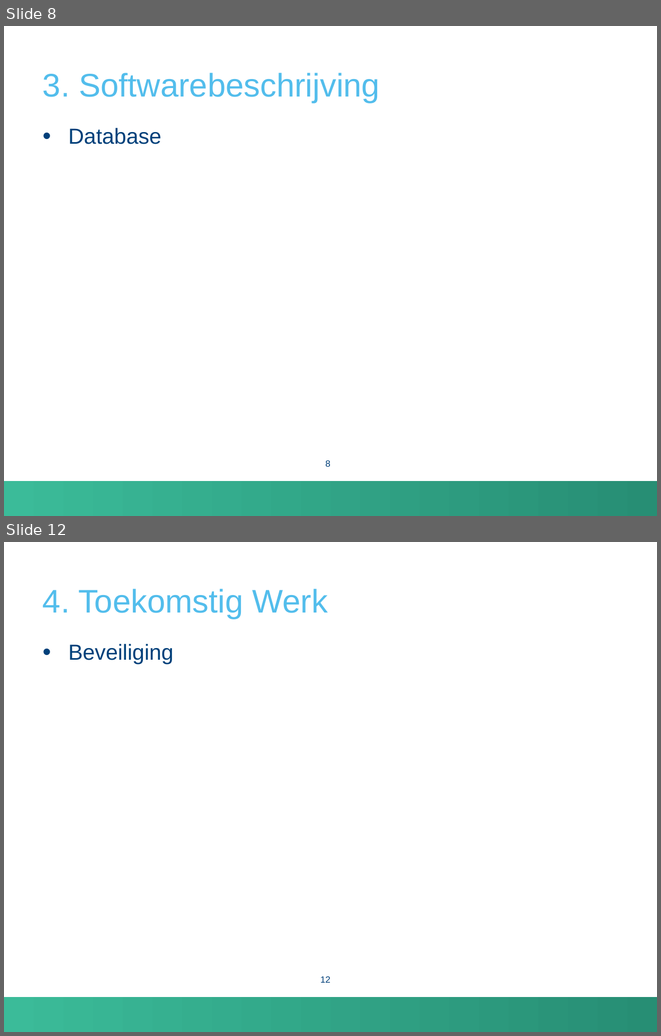
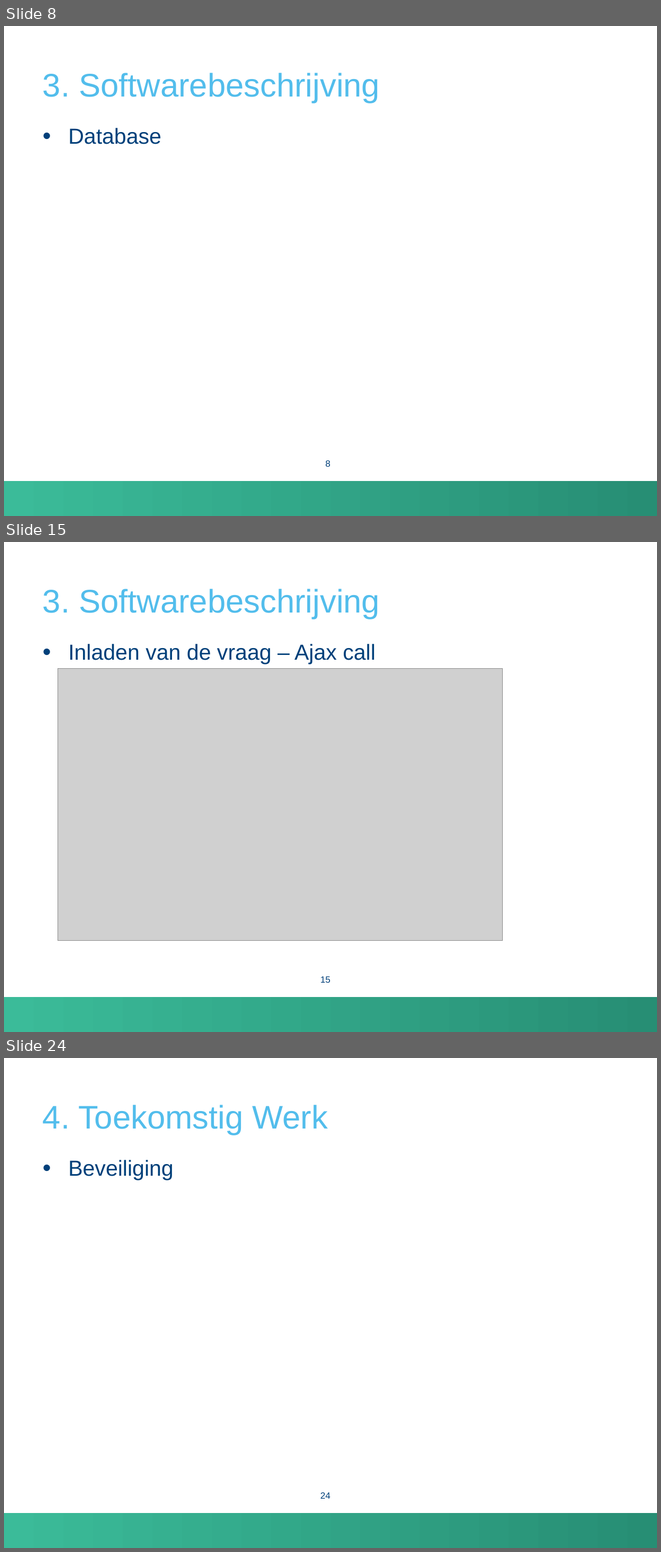
Before and after one commit to FrancisHoste00/AcaBachProject2, a slide deck: Presentatie.pptx. Shown one above the other, each under a label of ours: slides 8 and 12 before the commit, slides 8, 15 and 24 after it; the slides between them are not shown. The pictures are 661x1036 and 661x1552 pixels, drawn with LibreOffice and Linux fonts; fonts in the diff are those of the drawing; grey boxes stand for pictures; background and template pictures are left out. Boxes give left, top, right and bottom in pixels: in the first picture for what was removed or moved away, otherwise in the second. Text is boxed around its words. In the diff, an @@ line names an element or a change of style, - is before the commit and + after.

```diff
--- a/Presentatie.pptx
+++ b/Presentatie.pptx
@@ slide 15 added at (x1=4, y1=542, x2=657, y2=1032), background #FFFFFF; not listed: 1 template element that a slide beside it also shows @@
@@ title added at (x1=43, y1=589, x2=380, y2=618), 36 pt, text #52BDEC @@
+3. Softwarebeschrijving
@@ text added at (x1=68, y1=644, x2=376, y2=664), 24 pt, text #00407A @@
+• Inladen van de vraag – Ajax call
@@ picture added at (x1=58, y1=669, x2=503, y2=941) @@
@@ page number added at (x1=320, y1=976, x2=330, y2=982), 10 pt, text #00407A @@
+15
@@ what was slide 12 is now slide 24 @@
@@ page number at (x1=320, y1=1492, x2=330, y2=1498): text changed @@
-12
+24
```
Also in this commit, not shown: 5 slides changed, 11 other slides added.
